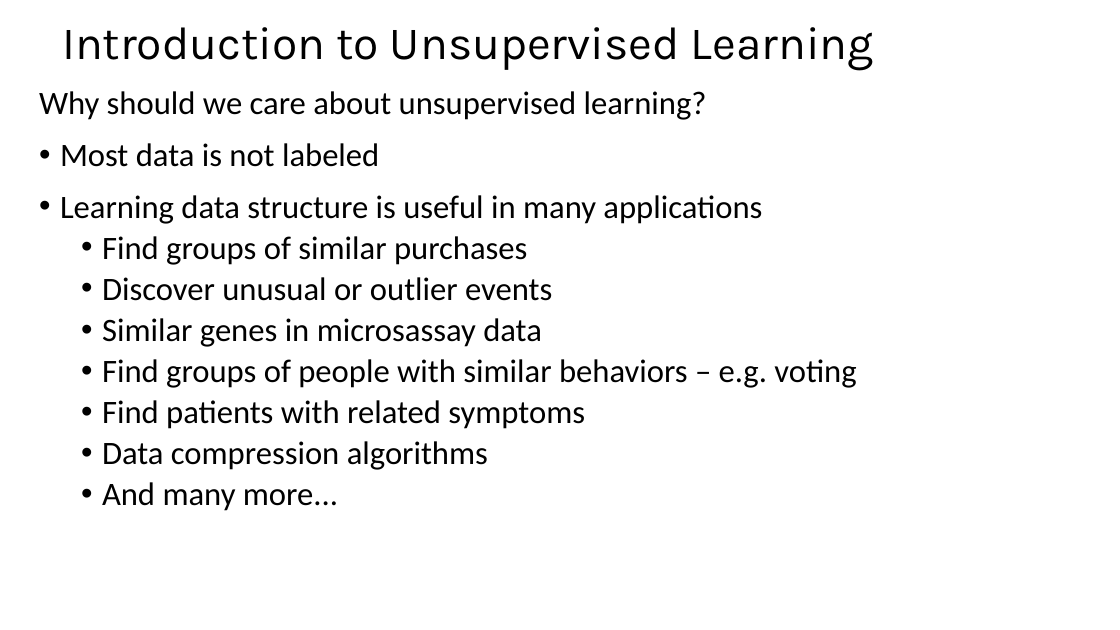
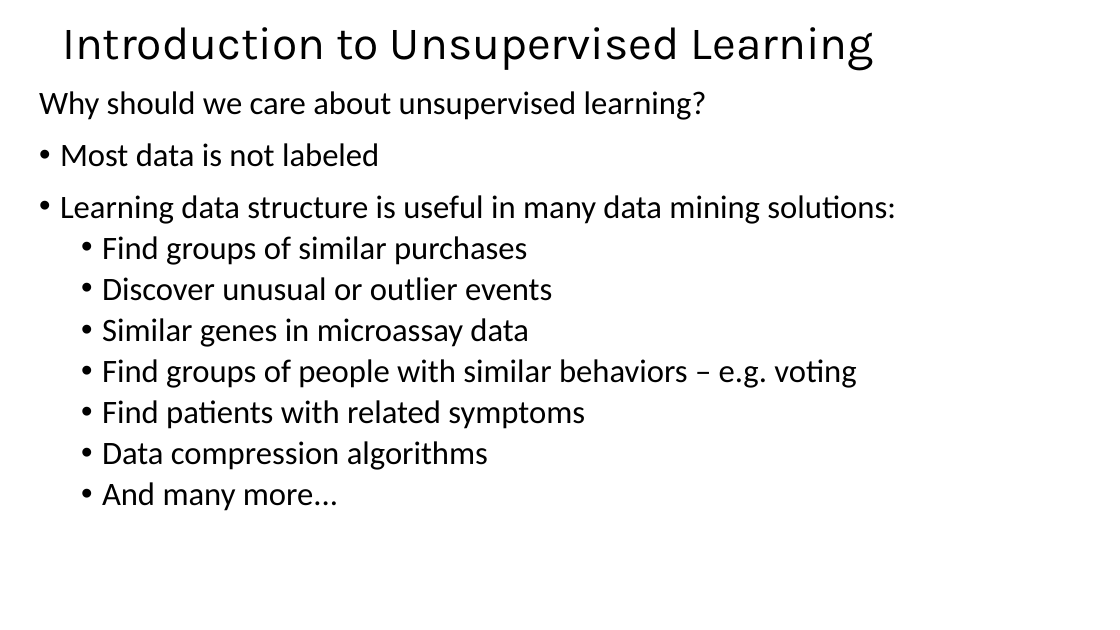
Before and after one commit to StephenElston/CSCI-E-108, a slide deck: slide 4 of slides/9_IntroductionToClustering.pptx (slide 3 before the commit). Drawn at 1120x630 pixels with LibreOffice and Linux fonts; fonts in the diff are those of the drawing. Boxes give left, top, right and bottom in pixels: in the first picture for what was removed or moved away, otherwise in the second. Text is boxed around its words. In the diff, an @@ line names an element or a change of style, - is before the commit and + after.

```diff
--- a/slides/9_IntroductionToClustering.pptx
+++ b/slides/9_IntroductionToClustering.pptx
@@ text at [60,195,896,224]: text changed @@
-• Learning data structure is useful in many applications
+• Learning data structure is useful in many data mining solutions:
@@ text at [102,318,529,347]: text changed @@
-  • Similar genes in microsassay data
+  • Similar genes in microassay data
```
Also in this commit, not shown: 14 other slides changed, 10 slides added.
